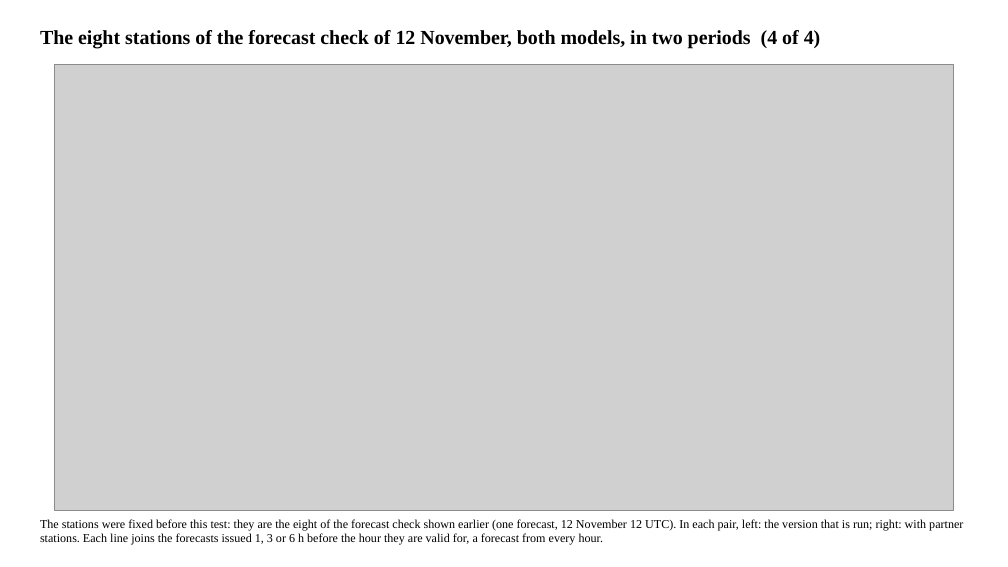
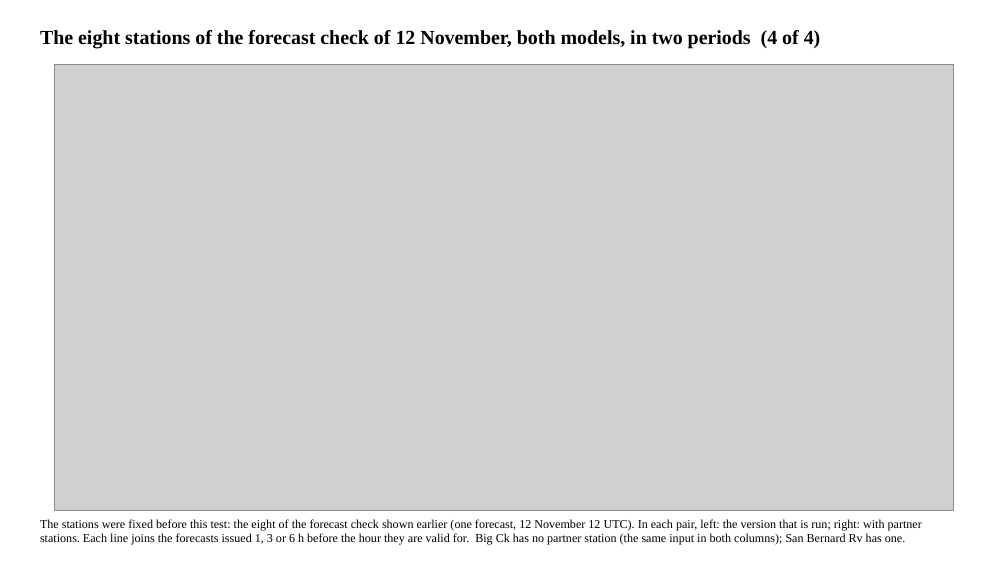
Before and after one commit to LaurenW1997/subdomainLSTM, a slide deck: slide 16 of deliverables/34_since_meeting.pptx. Drawn at 1008x567 pixels with LibreOffice and Linux fonts; fonts in the diff are those of the drawing; grey boxes stand for pictures. Boxes give left, top, right and bottom in pixels: in the first picture for what was removed or moved away, otherwise in the second. Text is boxed around its words. In the diff, an @@ line names an element or a change of style, - is before the commit and + after.

```diff
--- a/deliverables/34_since_meeting.pptx
+++ b/deliverables/34_since_meeting.pptx
@@ text at bbox=[40, 519, 922, 545]: text changed @@
-The stations were fixed before this test: they are the eight of the forecast check shown earlier (one forecast, 12 November 12 UTC). In each pair, left: the version that is run; right: with partner stations. Each line joins the forecasts issued 1, 3 or 6 h before the hour they are valid for, a forecast from every hour.
+The stations were fixed before this test: the eight of the forecast check shown earlier (one forecast, 12 November 12 UTC). In each pair, left: the version that is run; right: with partner stations. Each line joins the forecasts issued 1, 3 or 6 h before the hour they are valid for. Big Ck has no partner station (the same input in both columns); San Bernard Rv has one.
```
Also in this commit, not shown: 3 other slides changed, 1 slide added.
